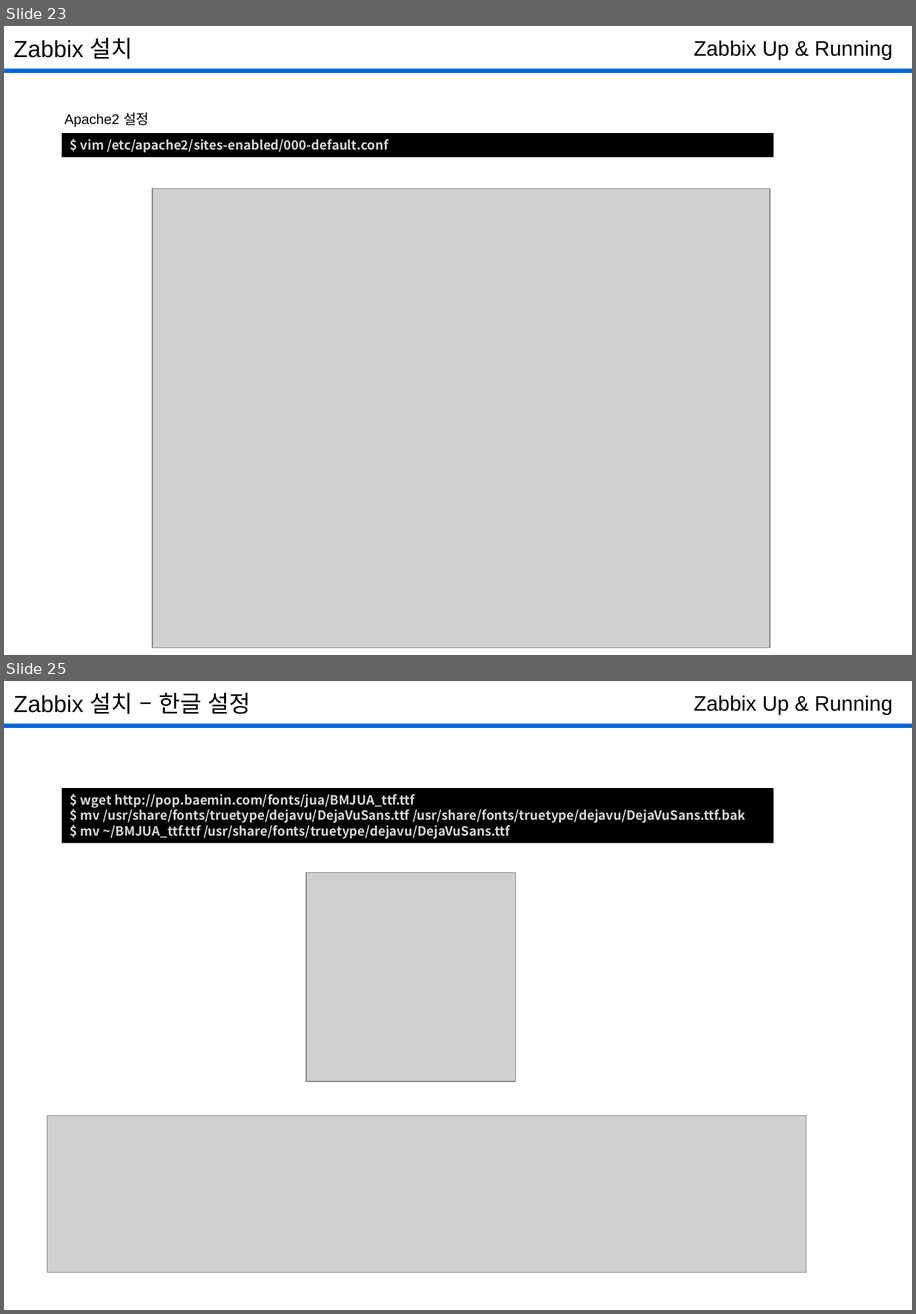
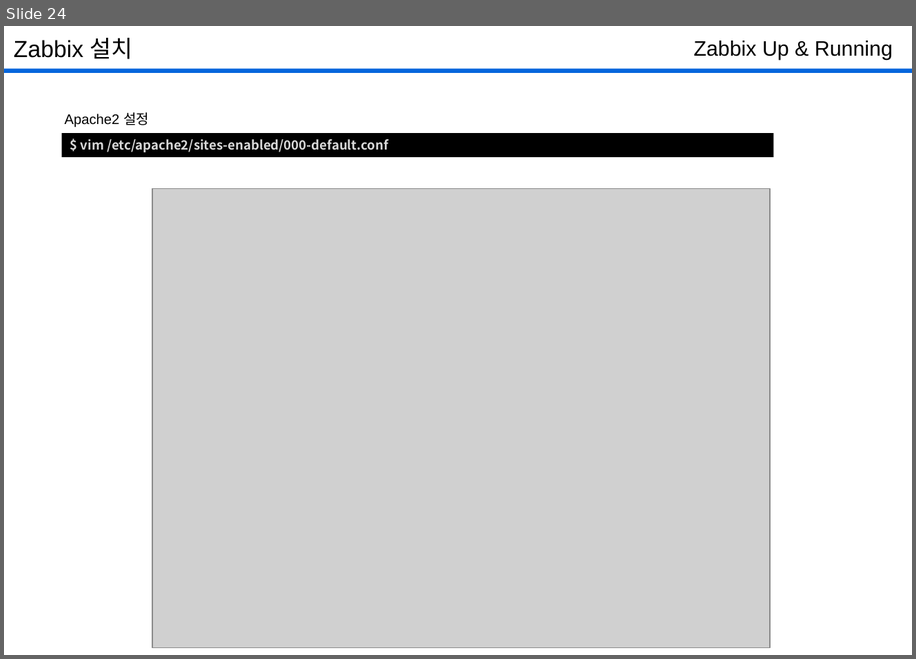
Before and after one commit to 831jsh/zabbix-grafana, a slide deck: Day-2/Day-2.pptx. Shown one above the other, each under a label of ours: slides 23 and 25 before the commit, slide 24 after it; the slides between them are not shown. The pictures are 916x1314 and 916x659 pixels, drawn with LibreOffice and Linux fonts; fonts in the diff are those of the drawing; grey boxes stand for pictures. Boxes give left, top, right and bottom in pixels: in the first picture for what was removed or moved away, otherwise in the second. Text is boxed around its words. In the diff, an @@ line names an element or a change of style, - is before the commit and + after.

```diff
--- a/Day-2/Day-2.pptx
+++ b/Day-2/Day-2.pptx
@@ slide 25 removed at [4, 681, 912, 1310], background #FFFFFF; not listed: 1 template element that a slide beside it also shows @@
@@ text removed at [14, 693, 251, 714] @@
-Zabbix 설치 – 한글 설정
@@ text removed at [694, 695, 893, 715] @@
-Zabbix Up & Running
@@ rectangle removed at [62, 789, 774, 844] @@
-$ wget http://pop.baemin.com/fonts/jua/BMJUA_ttf.ttf
-$ mv /usr/share/fonts/truetype/dejavu/DejaVuSans.ttf /usr/share/fonts/truetype/dejavu/DejaVuSans.ttf.bak
-$ mv ~/BMJUA_ttf.ttf /usr/share/fonts/truetype/dejavu/DejaVuSans.ttf
@@ picture removed at [307, 873, 516, 1082] @@
@@ picture removed at [47, 1115, 806, 1272] @@
@@ what was slide 23 is now slide 24 @@
```
Also in this commit, not shown: 1 slide changed, 1 slide added, 21 other slides removed, 1 other file.
